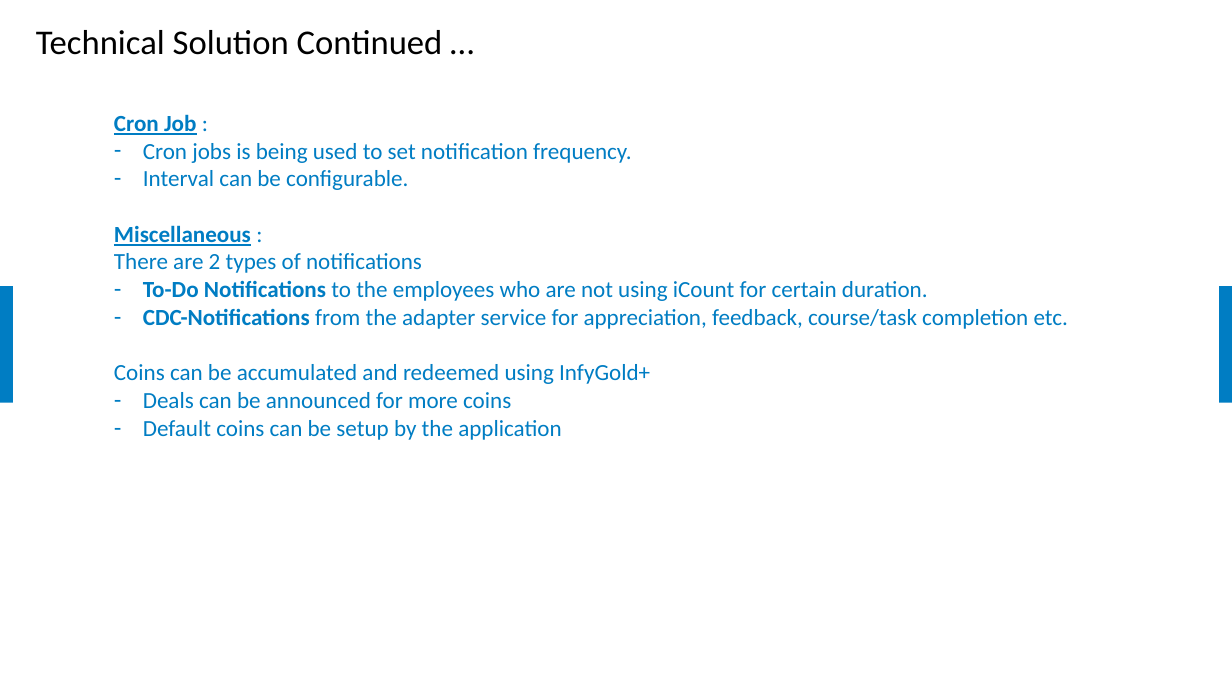
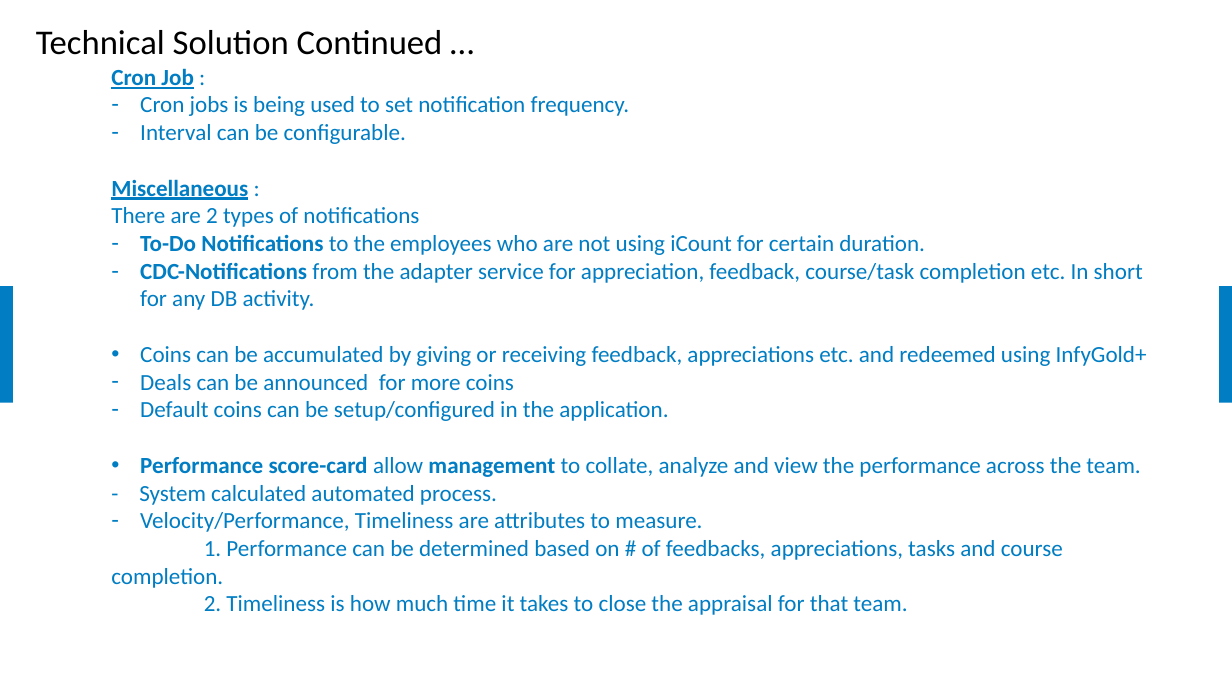
Before and after one commit to samratbasu2019/iSoreDesignArtifacts, a slide deck: slide 17 of iSolve-iCount-Hackathon_Solution.pptx (slide 16 before the commit). Drawn at 1232x693 pixels with LibreOffice and Linux fonts; fonts in the diff are those of the drawing; background and template pictures are left out. Boxes give left, top, right and bottom in pixels: in the first picture for what was removed or moved away, otherwise in the second. Text is boxed around its words. In the diff, an @@ line names an element or a change of style, - is before the commit and + after.

```diff
--- a/iSolve-iCount-Hackathon_Solution.pptx
+++ b/iSolve-iCount-Hackathon_Solution.pptx
@@ text "Cron Job :": place and size @@
-text "Cron Job :" at bbox=[114, 114, 1068, 440]
+text "Cron Job :" at bbox=[111, 68, 1147, 615]
@@ text at bbox=[140, 262, 1147, 366]: text changed @@
-  – CDC-Notifications from the adapter service for appreciation, feedback, course/task completion etc.
-  Coins can be accumulated and redeemed using InfyGold+
+  – CDC-Notifications from the adapter service for appreciation, feedback, course/task completion etc. In short for any DB activity.
+  • Coins can be accumulated by giving or receiving feedback, appreciations etc. and redeemed using InfyGold+
@@ text at bbox=[111, 401, 1140, 615]: text changed @@
-  – Default coins can be setup by the application
+  – Default coins can be setup/configured in the application.
+  • Performance score-card allow management to collate, analyze and view the performance across the team.
+  - System calculated automated process.
+  – Velocity/Performance, Timeliness are attributes to measure.
+  1. Performance can be determined based on # of feedbacks, appreciations, tasks and course completion.
+  2. Timeliness is how much time it takes to close the appraisal for that team.
```
Also in this commit, not shown: 9 other slides changed, 1 slide added.
